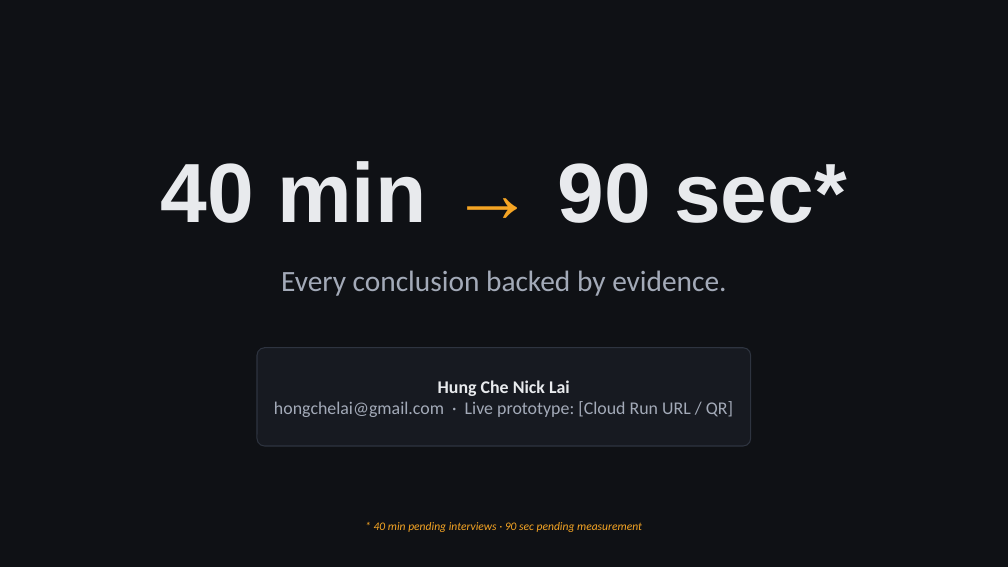
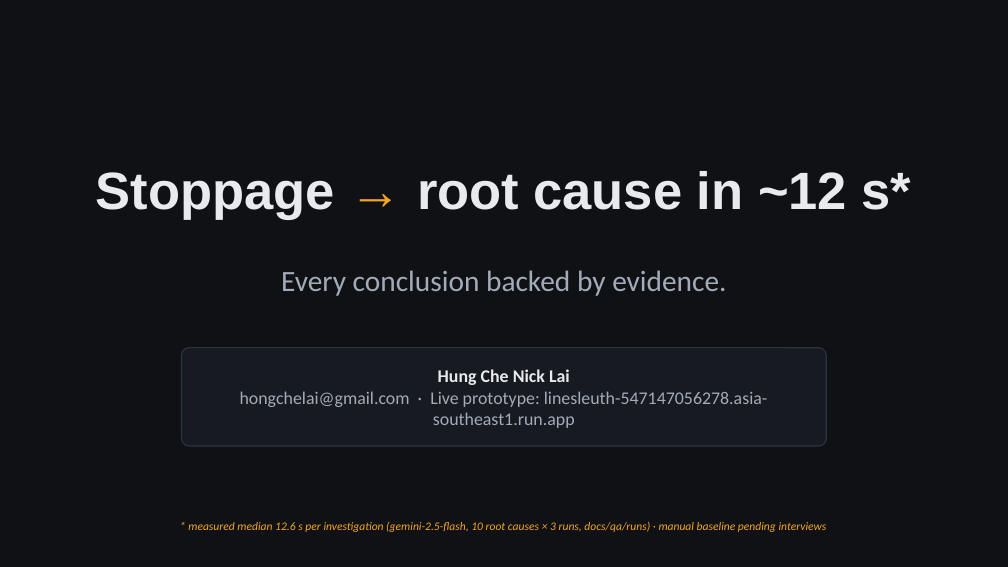
Before and after one commit to YMUNick/AILineSleuth, a slide deck: slide 11 of docs/pitch/LineSleuth-demo.pptx. Drawn at 1008x567 pixels with LibreOffice and Linux fonts; fonts in the diff are those of the drawing. Boxes give left, top, right and bottom in pixels: in the first picture for what was removed or moved away, otherwise in the second. Text is boxed around its words. In the diff, an @@ line names an element or a change of style, - is before the commit and + after.

```diff
--- a/docs/pitch/LineSleuth-demo.pptx
+++ b/docs/pitch/LineSleuth-demo.pptx
@@ text at (x1=96, y1=171, x2=912, y2=220): text changed; size 80 to 50 pt @@
-40 min → 90 sec*
+Stoppage → root cause in ~12 s*
@@ rounded rectangle resized from (x1=257, y1=348, x2=751, y2=446) to (x1=181, y1=348, x2=827, y2=446) @@
@@ text "Hung Che Nick Lai" moved from (x1=274, y1=380, x2=733, y2=417) to (x1=240, y1=369, x2=768, y2=428) @@
@@ text at (x1=240, y1=391, x2=768, y2=428): text changed @@
-hongchelai@gmail.com · Live prototype: [Cloud Run URL / QR]
+hongchelai@gmail.com · Live prototype: linesleuth-547147056278.asia-southeast1.run.app
@@ text at (x1=188, y1=521, x2=827, y2=532): text changed @@
-* 40 min pending interviews · 90 sec pending measurement
+* measured median 12.6 s per investigation (gemini-2.5-flash, 10 root causes × 3 runs, docs/qa/runs) · manual baseline pending interviews
```
Also in this commit, not shown: 3 other slides changed, 25 other files.
